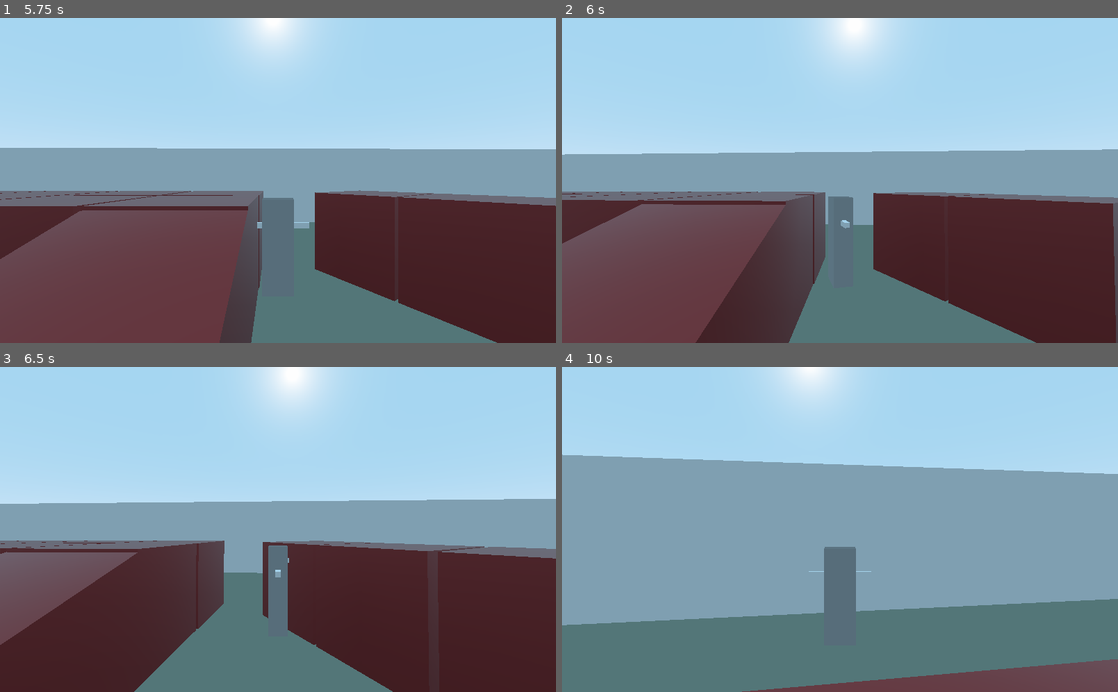
Above: before the commit, frames 1-4 (two rows, left to right).
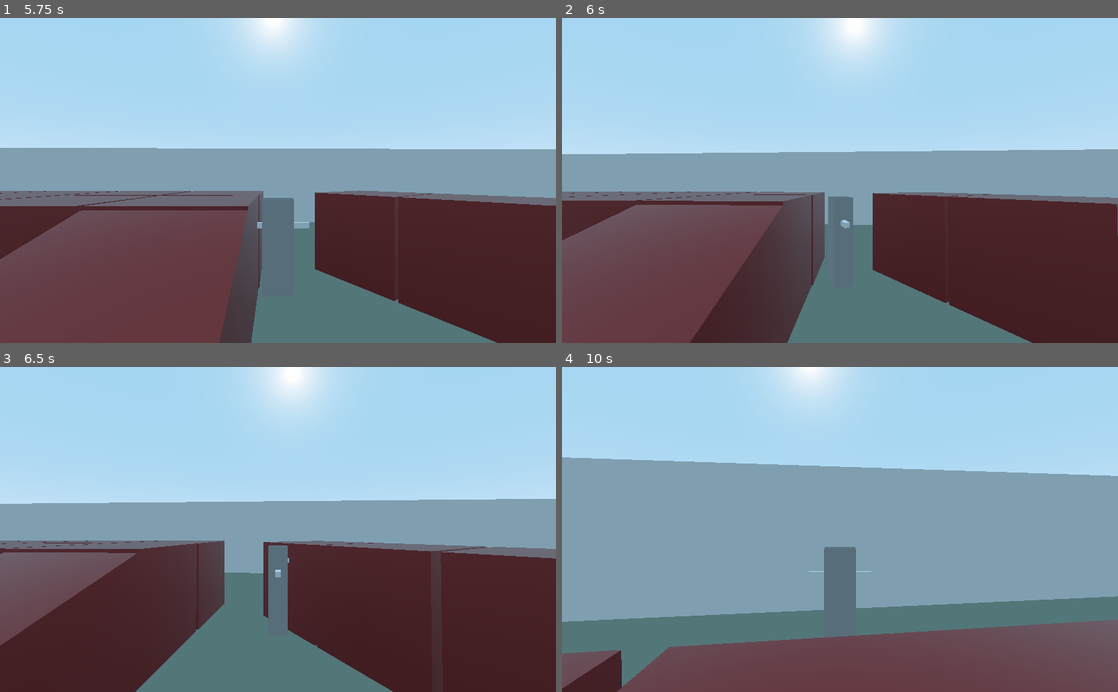
Above: after the commit, the same moments.

Repository: NIK0666/GodotThirdPersonController
Game: Godot game, scene res://TestLevel.tscn
Same seed, same stepped clock (60 frames per second), same inputs: the game is played once before the commit and once after it.
Inputs (mouse positions are in pixels of both pictures, inside the frame that each line leads up to):
- Up to frame 1 (5.75 s): tap Enter at 0.5 s; move the mouse to (305, 180) at 0.52 s; hold Mouse wheel up (camera_zoom_in) 0.53-1.28 s; hold W (move_forward) from 0.53 s (still down); move the mouse to (250, 180) at 1.27 s; tap Mouse wheel down (camera_zoom_out) at 1.35, 2.85, 4.35 s; move the mouse to (289, 174) at 2.02 s; hold Mouse wheel up (camera_zoom_in) 2.03-2.78 s; move the mouse to (272, 187) at 2.77 s; move the mouse to (316, 183) at 3.52 s; hold Mouse wheel up (camera_zoom_in) 3.53-4.28 s; move the mouse to (233, 177) at 4.27 s; move the mouse to (283, 180) at 5.02 s; hold Mouse wheel up (camera_zoom_in) from 5.03 s (still down)
- Up to frame 2 (6 s): move the mouse to (817, 174) at 5.77 s; release W (move_forward) at 5.78 s; release Mouse wheel up (camera_zoom_in) at 5.78 s; hold D (move_right) from 5.78 s (still down); tap Mouse wheel down (camera_zoom_out) at 5.85 s
- Up to frame 3 (6.5 s): keep holding D (move_right)
- Up to frame 4 (10 s): move the mouse to (867, 529) at 6.52 s; release D (move_right) at 6.53 s; hold Mouse wheel up (camera_zoom_in) 6.53-7.28 s; hold W (move_forward) 6.53-8.78 s; move the mouse to (812, 529) at 7.27 s; tap Mouse wheel down (camera_zoom_out) at 7.35, 8.85 s; move the mouse to (851, 523) at 8.02 s; hold Mouse wheel up (camera_zoom_in) 8.03-8.78 s; move the mouse to (834, 536) at 8.77 s; hold A (move_left) 8.78-9.53 s; move the mouse to (878, 532) at 9.52 s; hold W (move_forward) from 9.53 s (still down); hold Mouse wheel up (camera_zoom_in) from 9.53 s (still down)

Frame 1 is identical in both runs. In frame 2, 1.3% of the frame differs, in the area x 0-100%, y 40-100%; in frame 3, 0.2%; in frame 4, 15%, in the area x 0-100%, y 26-100%.

Commit message:
Normalized speed

Diff:
--- a/Scripts/Player.gd
+++ b/Scripts/Player.gd
@@ -59,19 +59,20 @@
 			return
 
 	if is_on_floor():
+		var normalized_offset: Vector2 = move_offset.normalized()
 		if move_offset.x < 0:
-			move_forward = max(move_forward - Acceleration_Start, -Max_Speed)
+			move_forward = max(move_forward - Acceleration_Start, Max_Speed * normalized_offset.x)
 		elif move_offset.x > 0:
-			move_forward = min(move_forward + Acceleration_Start, Max_Speed)
+			move_forward = min(move_forward + Acceleration_Start, Max_Speed  * normalized_offset.x)
 		elif move_forward > 0:
 			move_forward = max(move_forward - Acceleration_Stop, 0)
 		elif move_forward < 0:
 			move_forward = min(move_forward + Acceleration_Stop, 0)
 
 		if move_offset.y < 0:
-			move_right = max(move_right - Acceleration_Start, -Max_Speed)
+			move_right = max(move_right - Acceleration_Start, Max_Speed * normalized_offset.y)
 		elif move_offset.y > 0:
-			move_right = min(move_right + Acceleration_Start, Max_Speed)
+			move_right = min(move_right + Acceleration_Start, Max_Speed * normalized_offset.y)
 		elif move_right > 0:
 			move_right = max(move_right - Acceleration_Stop, 0)
 		elif move_right < 0:
@@ -80,10 +81,6 @@
 	var direction: Vector3 = Vector3()
 	direction.x = move_right * delta
 	direction.z = move_forward * delta
-
-	if move_forward != 0 and move_right != 0:
-		direction.x *= 0.71
-		direction.z *= 0.71
 
 	direction = direction.rotated(Vector3(0, 1, 0), rotate_node.rotation.y)
 
